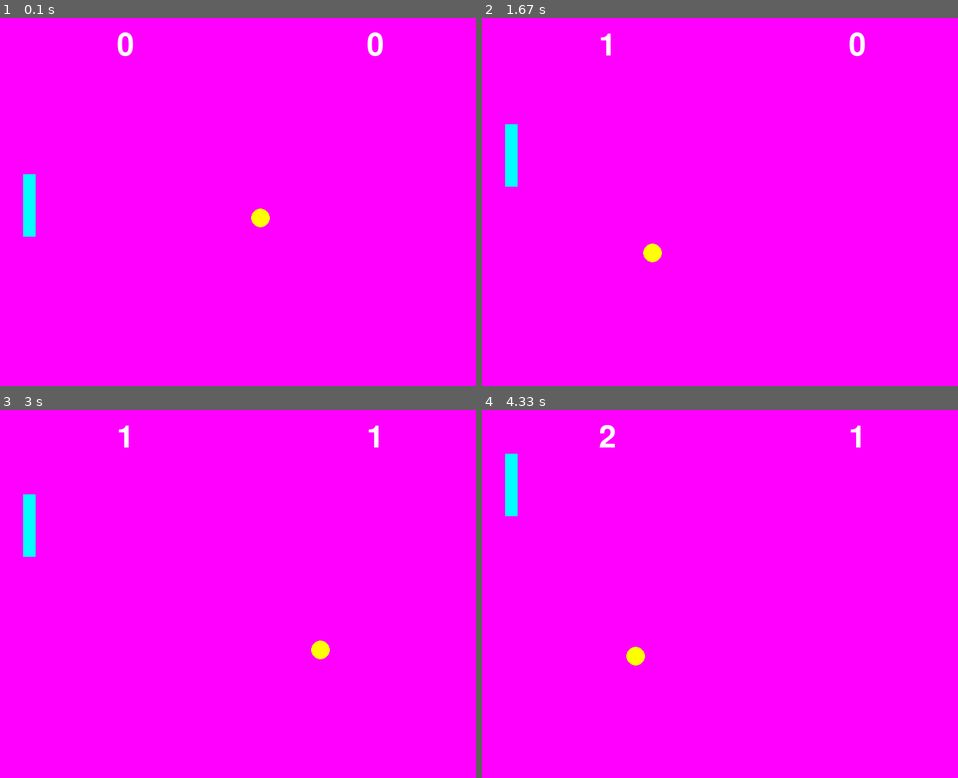
Above: before the commit, frames 1-4 (two rows, left to right).
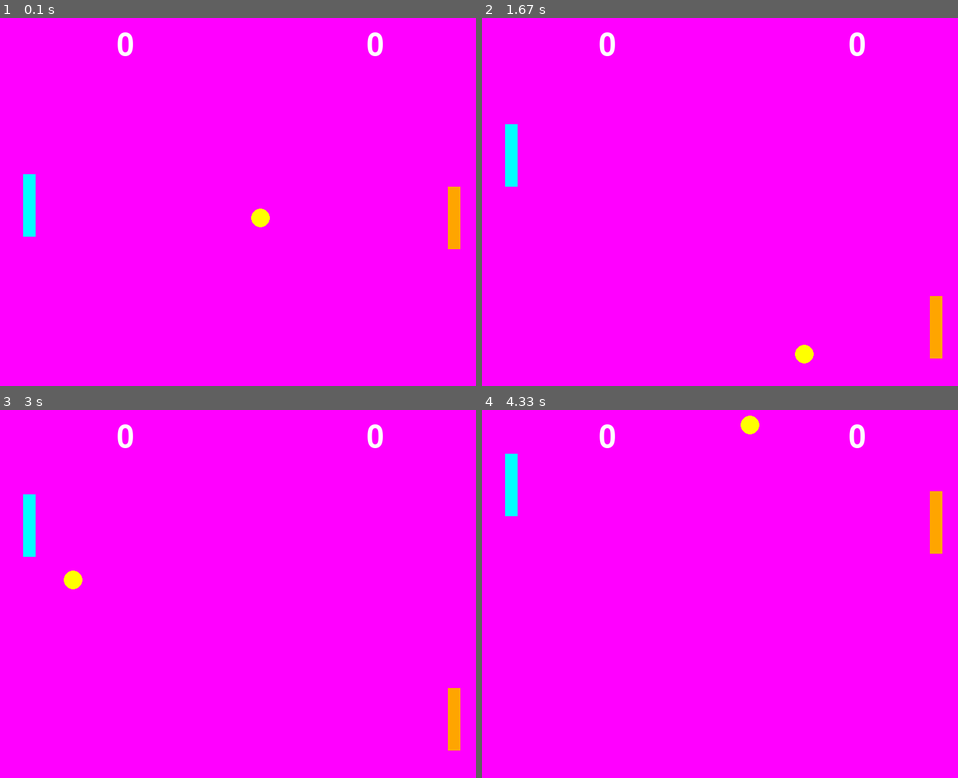
Above: after the commit, the same moments.

Repository: Lanthanum89/PythonTidbits
Game: pygame game, started from PyGame/tennis_game.py
Two runs of this game, one before a commit and one after it. Both use one fixed random seed, a clock stepped at 60 frames per second and the inputs below.
Inputs:
- Up to frame 1 (0.1 s): no input
- Up to frame 2 (1.67 s): hold S 0.33-0.8 s; hold Up 0.33-0.8 s; hold Up 0.83-1.3 s; hold S 1.33-1.63 s
- Up to frame 3 (3 s): hold Up 1.67-2.03 s; hold S 2.07-2.43 s; hold Up 2.47-2.77 s; hold S from 2.8 s (still down)
- Up to frame 4 (4.33 s): release S at 3.1 s; hold Up 3.13-3.5 s; hold S 3.53-3.9 s; hold Up 3.93-4.23 s; hold S from 4.27 s (still down)

The runs differ from the first frame. In frame 1, 0.4% of the frame differs, in the area x 94-97%, y 45-63%; in frame 2, 0.9%; in frame 3, 1.1%, in the area x 13-97%, y 3-93%; in frame 4, 1.0%.

Commit message:
updated parameters on several games after feedback from my children !!!

Diff:
--- a/PyGame/balance_bird.py
+++ b/PyGame/balance_bird.py
@@ -2,13 +2,14 @@
 import pygame
 import random
 pygame.init()
-screen = pygame.display.set_mode((800, 600))
+SCREEN_WIDTH = 800
+SCREEN_HEIGHT = 600
+screen = pygame.display.set_mode((SCREEN_WIDTH, SCREEN_HEIGHT))
 clock = pygame.time.Clock()
 
 bird = pygame.Rect(100, 300, 40, 30)
 gravity = 0.5
 bird_movement = 0.0
-running = True
 
 # Obstacle (pipe) settings
 pipe_width = 80
@@ -23,55 +24,81 @@
     bottom_pipe = pygame.Rect(800, pipe_height + pipe_gap, pipe_width, 600 - pipe_height - pipe_gap)
     return top_pipe, bottom_pipe
 
+def reset_game():
+    global bird, bird_movement, pipes, pipe_timer, running, game_over
+    bird = pygame.Rect(100, 300, 40, 30)
+    bird_movement = 0.0
+    pipes = [create_pipe()]
+    pipe_timer = 0
+    running = True
+    game_over = False
+
 # Create initial pipes
 pipes.append(create_pipe())
 pipe_timer = 0
+game_over = False
+running = True
 
-while running:
+font = pygame.font.Font(None, 74)
+small_font = pygame.font.Font(None, 40)
+
+while True:
     for event in pygame.event.get():
         if event.type == pygame.QUIT:
-            running = False
-        if event.type == pygame.KEYDOWN:
-            if event.key == pygame.K_SPACE:
-                bird_movement = -10.0  # Jump when space is pressed
-            if event.key == pygame.K_ESCAPE:
-                running = False  # Exit the game loop
+            pygame.quit()
+            exit()
+        if not game_over:
+            if event.type == pygame.KEYDOWN:
+                if event.key == pygame.K_SPACE:
+                    bird_movement = -10.0  # Jump when space is pressed
+                if event.key == pygame.K_ESCAPE:
+                    pygame.quit()
+                    exit()
+        else:
+            if event.type == pygame.KEYDOWN:
+                if event.key == pygame.K_SPACE:
+                    reset_game()
+                if event.key == pygame.K_ESCAPE:
+                    pygame.quit()
+                    exit()
 
-    # Apply gravity and movement
-    bird_movement += gravity
-    bird.y += int(bird_movement)  # Convert to int for Rect
+    if not game_over:
+        # Apply gravity and movement
+        bird_movement += gravity
+        bird.y += int(bird_movement)  # Convert to int for Rect
 
-    # Ground collision
-    if bird.bottom >= SCREEN_HEIGHT:
-        bird.bottom = SCREEN_HEIGHT
-        bird_movement = 0.0
+        # Ground collision
+        if bird.bottom >= SCREEN_HEIGHT:
+            bird.bottom = SCREEN_HEIGHT
+            bird_movement = 0.0
+            game_over = True
 
-    # Keep bird on screen (top boundary)
-    if bird.top <= 0:
-        bird.top = 0
-        bird_movement = 0.0
+        # Keep bird on screen (top boundary)
+        if bird.top <= 0:
+            bird.top = 0
+            bird_movement = 0.0
 
-    # Move pipes and add new ones
-    pipe_timer += 1
-    if pipe_timer > 90:  # Add new pipe every 1.5 seconds (90 frames at 60 FPS)
-        pipes.append(create_pipe())
-        pipe_timer = 0
+        # Move pipes and add new ones
+        pipe_timer += 1
+        if pipe_timer > 90:  # Add new pipe every 1.5 seconds (90 frames at 60 FPS)
+            pipes.append(create_pipe())
+            pipe_timer = 0
 
-    # Move and remove pipes
-    for pipe_pair in pipes[:]:  # Use slice copy to safely modify list
-        top_pipe, bottom_pipe = pipe_pair
-        top_pipe.x -= pipe_speed
-        bottom_pipe.x -= pipe_speed
+        # Move and remove pipes
+        for pipe_pair in pipes[:]:  # Use slice copy to safely modify list
+            top_pipe, bottom_pipe = pipe_pair
+            top_pipe.x -= pipe_speed
+            bottom_pipe.x -= pipe_speed
 
-        # Remove pipes that are off screen
-        if top_pipe.right < 0:
-            pipes.remove(pipe_pair)
+            # Remove pipes that are off screen
+            if top_pipe.right < 0:
+                pipes.remove(pipe_pair)
 
-    # Check collisions with pipes
-    for top_pipe, bottom_pipe in pipes:
-        bird_rect = bird.inflate(-10, -10)  # Slightly smaller rect for collision
-        if bird_rect.colliderect(top_pipe) or bird_rect.colliderect(bottom_pipe):
-            running = False  # Game over on collision
+        # Check collisions with pipes
+        for top_pipe, bottom_pipe in pipes:
+            bird_rect = bird.inflate(-10, -10)  # Slightly smaller rect for collision
+            if bird_rect.colliderect(top_pipe) or bird_rect.colliderect(bottom_pipe):
+                game_over = True
 
     # Clear screen and draw
     screen.fill((135, 206, 235))  # Sky blue background
@@ -84,6 +111,13 @@
     # Draw bird
     pygame.draw.rect(screen, (255, 255, 0), bird)  # Yellow bird
 
+    if game_over:
+        # Draw finishing screen
+        text = font.render("Game Over!", True, (255, 0, 0))
+        retry = small_font.render("Press SPACE to try again or ESC to quit", True, (0, 0, 0))
+        screen.blit(text, (SCREEN_WIDTH // 2 - text.get_width() // 2, SCREEN_HEIGHT // 2 - 80))
+        screen.blit(retry, (SCREEN_WIDTH // 2 - retry.get_width() // 2, SCREEN_HEIGHT // 2 + 10))
+
     # Update display
     pygame.display.flip()
     clock.tick(60)  # Limit to 60 FPS
--- a/PyGame/pacMan.py
+++ b/PyGame/pacMan.py
@@ -25,30 +25,28 @@
 pygame.display.set_caption("Simple Pac-Man")
 clock = pygame.time.Clock()
 
-# Player
-player = pygame.Rect(SCREEN_WIDTH // 2, SCREEN_HEIGHT // 2, PLAYER_SIZE, PLAYER_SIZE)
-player_direction = 0  # Angle for pac-man's mouth
-
-# Ghosts
-ghosts = []
-for _ in range(4):  # Create 4 ghosts
-    x = random.randint(0, SCREEN_WIDTH - GHOST_SIZE)
-    y = random.randint(0, SCREEN_HEIGHT - GHOST_SIZE)
-    ghost = pygame.Rect(x, y, GHOST_SIZE, GHOST_SIZE)
-    ghosts.append({"rect": ghost, "dx": GHOST_SPEED, "dy": GHOST_SPEED})
-
-# Dots
-dots = []
-for _ in range(20):  # Create 20 dots
-    x = random.randint(0, SCREEN_WIDTH - DOT_SIZE)
-    y = random.randint(0, SCREEN_HEIGHT - DOT_SIZE)
-    dot = pygame.Rect(x, y, DOT_SIZE, DOT_SIZE)
-    dots.append(dot)
+def reset_game():
+    global player, player_direction, ghosts, dots, score, game_over
+    player = pygame.Rect(SCREEN_WIDTH // 2, SCREEN_HEIGHT // 2, PLAYER_SIZE, PLAYER_SIZE)
+    player_direction = 0
+    ghosts = []
+    for _ in range(4):
+        x = random.randint(0, SCREEN_WIDTH - GHOST_SIZE)
+        y = random.randint(0, SCREEN_HEIGHT - GHOST_SIZE)
+        ghost = pygame.Rect(x, y, GHOST_SIZE, GHOST_SIZE)
+        ghosts.append({"rect": ghost, "dx": GHOST_SPEED, "dy": GHOST_SPEED})
+    dots = []
+    for _ in range(20):
+        x = random.randint(0, SCREEN_WIDTH - DOT_SIZE)
+        y = random.randint(0, SCREEN_HEIGHT - DOT_SIZE)
+        dot = pygame.Rect(x, y, DOT_SIZE, DOT_SIZE)
+        dots.append(dot)
+    score = 0
+    game_over = False
 
 # Game variables
-score = 0
+reset_game()
 running = True
-game_over = False
 
 # Main game loop
 while running:
@@ -56,9 +54,11 @@
     for event in pygame.event.get():
         if event.type == pygame.QUIT:
             running = False
-        if event.type == pygame.KEYDOWN and event.key == pygame.K_ESCAPE:
-            running = False
-
+        if event.type == pygame.KEYDOWN:
+            if event.key == pygame.K_ESCAPE:
+                running = False
+            if game_over and event.key == pygame.K_SPACE:
+                reset_game()
 
     if not game_over:
         # Player movement
@@ -125,11 +125,14 @@
     score_text = font.render(f'Score: {score}', True, WHITE)
     screen.blit(score_text, (10, 10))
 
-    # Game over text
+    # Game over text and restart option
     if game_over:
         game_over_text = font.render('You Win!' if not dots else 'Game Over!', True, WHITE)
-        text_rect = game_over_text.get_rect(center=(SCREEN_WIDTH // 2, SCREEN_HEIGHT // 2))
+        text_rect = game_over_text.get_rect(center=(SCREEN_WIDTH // 2, SCREEN_HEIGHT // 2 - 20))
         screen.blit(game_over_text, text_rect)
+        restart_text = font.render('Press SPACE to restart', True, WHITE)
+        restart_rect = restart_text.get_rect(center=(SCREEN_WIDTH // 2, SCREEN_HEIGHT // 2 + 30))
+        screen.blit(restart_text, restart_rect)
 
     pygame.display.flip()
     clock.tick(60)
--- a/PyGame/tennis_game.py
+++ b/PyGame/tennis_game.py
@@ -1,5 +1,7 @@
 # create tennis game
 import pygame
+import time
+import random  # Add this for random miss chance
 pygame.init()
 SCREEN_WIDTH = 800
 SCREEN_HEIGHT = 600
@@ -20,13 +22,19 @@
 BACKGROUND_COLOR = PURPLE
 BAT_COLOR = CYAN
 BALL_COLOR = YELLOW
-
-# Initialize bat position
+OPPONENT_BAT_COLOR = ORANGE
+
+# Initialize player bat position
 bat_x = 50
 bat_y = 250
 bat_width = 20
 bat_height = 100
 bat_speed = 5
+
+# Initialize opponent bat position
+opponent_bat_x = SCREEN_WIDTH - 50 - bat_width
+opponent_bat_y = 250
+opponent_bat_speed = 5
 
 # Initialize ball position and movement
 ball_x = 400
@@ -34,6 +42,7 @@
 ball_radius = 15
 ball_speed_x = 3
 ball_speed_y = 2
+ball_speed_increment = 0.5  # Speed increase per round
 
 # Initialize scores
 player_score = 0
@@ -43,6 +52,16 @@
 
 # Initialize font for score display
 font = pygame.font.Font(None, 74)
+countdown_font = pygame.font.Font(None, 100)
+
+# Ball reset state
+resetting = False
+reset_start_time = 0
+reset_countdown = 3  # seconds
+
+rounds_played = 0  # Track how many points have been scored
+
+miss_chance = 0.45  # Probability (0-1) that the computer will "miss" the ball per frame
 
 running = True
 while running:
@@ -58,68 +77,130 @@
                 game_over = False
                 ball_x = 400
                 ball_y = 300
+                ball_speed_x = 3
+                ball_speed_y = 2
+                rounds_played = 0
+                resetting = False
 
     if not game_over:
-        # Get pressed keys for smooth movement
-        keys = pygame.key.get_pressed()
-
-        # Move bat up and down with arrow keys or W/S keys
-        if keys[pygame.K_UP] or keys[pygame.K_w]:
-            bat_y -= bat_speed
-        if keys[pygame.K_DOWN] or keys[pygame.K_s]:
-            bat_y += bat_speed
-
-        # Keep bat within screen boundaries
-        if bat_y < 0:
-            bat_y = 0
-        if bat_y > SCREEN_HEIGHT - bat_height:
-            bat_y = SCREEN_HEIGHT - bat_height
-
-        # Move the ball
-        ball_x += ball_speed_x
-        ball_y += ball_speed_y
-
-        # Ball collision with top and bottom walls
-        if ball_y <= ball_radius or ball_y >= SCREEN_HEIGHT - ball_radius:
-            ball_speed_y = -ball_speed_y
-
-        # Ball collision with right wall (opponent scores)
-        if ball_x >= SCREEN_WIDTH - ball_radius:
-            opponent_score += 1
-            # Reset ball position
-            ball_x = SCREEN_WIDTH // 2
-            ball_y = SCREEN_HEIGHT // 2
-            ball_speed_x = -ball_speed_x
-
-        # Ball collision with left wall (player loses point)
-        if ball_x <= ball_radius:
-            player_score += 1
-            # Reset ball position
-            ball_x = SCREEN_WIDTH // 2
-            ball_y = SCREEN_HEIGHT // 2
-            ball_speed_x = -ball_speed_x
-
-        # Check for game over
-        if player_score >= WINNING_SCORE or opponent_score >= WINNING_SCORE:
-            game_over = True
-
-        # Ball collision with bat
-        if (ball_x - ball_radius <= bat_x + bat_width and
-            ball_x + ball_radius >= bat_x and
-            ball_y + ball_radius >= bat_y and
-            ball_y - ball_radius <= bat_y + bat_height):
-            ball_speed_x = -ball_speed_x
+        # Ball reset countdown logic
+        if resetting:
+            elapsed = time.time() - reset_start_time
+            countdown = max(0, reset_countdown - int(elapsed))
+            if elapsed >= reset_countdown:
+                resetting = False
+        else:
+            # Get pressed keys for smooth movement
+            keys = pygame.key.get_pressed()
+
+            # Move player bat up and down with arrow keys or W/S keys
+            if keys[pygame.K_UP] or keys[pygame.K_w]:
+                bat_y -= bat_speed
+            if keys[pygame.K_DOWN] or keys[pygame.K_s]:
+                bat_y += bat_speed
+
+            # Keep player bat within screen boundaries
+            if bat_y < 0:
+                bat_y = 0
+            if bat_y > SCREEN_HEIGHT - bat_height:
+                bat_y = SCREEN_HEIGHT - bat_height
+
+            # Move opponent bat (simple AI: follow the ball, but with a chance to miss)
+            if not resetting and abs(ball_speed_x) > 0 and ball_speed_x > 0:
+                # Only try to follow if ball is moving toward the opponent
+                if random.random() > miss_chance:
+                    if ball_y < opponent_bat_y + bat_height // 2:
+                        opponent_bat_y -= opponent_bat_speed
+                    elif ball_y > opponent_bat_y + bat_height // 2:
+                        opponent_bat_y += opponent_bat_speed
+                # else: do nothing this frame (simulate a miss)
+            # Keep opponent bat within screen boundaries
+            if opponent_bat_y < 0:
+                opponent_bat_y = 0
+            if opponent_bat_y > SCREEN_HEIGHT - bat_height:
+                opponent_bat_y = SCREEN_HEIGHT - bat_height
+
+            # Move the ball
+            ball_x += ball_speed_x
+            ball_y += ball_speed_y
+
+            # Ball collision with top and bottom walls
+            if ball_y <= ball_radius or ball_y >= SCREEN_HEIGHT - ball_radius:
+                ball_speed_y = -ball_speed_y
+
+            # Ball collision with right wall (opponent scores)
+            if ball_x >= SCREEN_WIDTH - ball_radius:
+                opponent_score += 1
+                # Reset ball position and start countdown
+                ball_x = SCREEN_WIDTH // 2
+                ball_y = SCREEN_HEIGHT // 2
+                # Increase speed for next round
+                rounds_played += 1
+                speed_sign_x = -1 if ball_speed_x < 0 else 1
+                speed_sign_y = -1 if ball_speed_y < 0 else 1
+                ball_speed_x = speed_sign_x * (3 + rounds_played * ball_speed_increment)
+                ball_speed_y = speed_sign_y * (2 + rounds_played * ball_speed_increment)
+                ball_speed_x = -abs(ball_speed_x)
+                resetting = True
+                reset_start_time = time.time()
+
+            # Ball collision with left wall (player scores)
+            if ball_x <= ball_radius:
+                player_score += 1
+                # Reset ball position and start countdown
+                ball_x = SCREEN_WIDTH // 2
+                ball_y = SCREEN_HEIGHT // 2
+                # Increase speed for next round
+                rounds_played += 1
+                speed_sign_x = 1 if ball_speed_x > 0 else -1
+                speed_sign_y = 1 if ball_speed_y > 0 else -1
+                ball_speed_x = speed_sign_x * (3 + rounds_played * ball_speed_increment)
+                ball_speed_y = speed_sign_y * (2 + rounds_played * ball_speed_increment)
+                ball_speed_x = abs(ball_speed_x)
+                resetting = True
+                reset_start_time = time.time()
+
+            # Check for game over
+            if player_score >= WINNING_SCORE or opponent_score >= WINNING_SCORE:
+                game_over = True
+
+            # Ball collision with player bat
+            if (ball_x - ball_radius <= bat_x + bat_width and
+                ball_x + ball_radius >= bat_x and
+                ball_y + ball_radius >= bat_y and
+                ball_y - ball_radius <= bat_y + bat_height and
+                ball_speed_x < 0):
+                ball_speed_x = -ball_speed_x
+
+            # Ball collision with opponent bat
+            if (ball_x + ball_radius >= opponent_bat_x and
+                ball_x - ball_radius <= opponent_bat_x + bat_width and
+                ball_y + ball_radius >= opponent_bat_y and
+                ball_y - ball_radius <= opponent_bat_y + bat_height and
+                ball_speed_x > 0):
+                ball_speed_x = -ball_speed_x
 
     # Drawing
     screen.fill(BACKGROUND_COLOR)
-    pygame.draw.rect(screen, BAT_COLOR, (bat_x, bat_y, bat_width, bat_height))  # Bat
-    pygame.draw.circle(screen, BALL_COLOR, (int(ball_x), int(ball_y)), ball_radius)  # Ball
+    # Draw player bat
+    pygame.draw.rect(screen, BAT_COLOR, (bat_x, bat_y, bat_width, bat_height))
+    # Draw opponent bat
+    pygame.draw.rect(screen, OPPONENT_BAT_COLOR, (opponent_bat_x, opponent_bat_y, bat_width, bat_height))
+    # Draw ball
+    pygame.draw.circle(screen, BALL_COLOR, (int(ball_x), int(ball_y)), ball_radius)
 
     # Draw scores
     player_text = font.render(str(player_score), True, WHITE)
     opponent_text = font.render(str(opponent_score), True, WHITE)
     screen.blit(player_text, (SCREEN_WIDTH * 3/4, 20))
     screen.blit(opponent_text, (SCREEN_WIDTH * 1/4, 20))
+
+    # Draw countdown if resetting
+    if not game_over and resetting:
+        elapsed = time.time() - reset_start_time
+        countdown = max(1, reset_countdown - int(elapsed))
+        countdown_text = countdown_font.render(str(countdown), True, BLACK)
+        screen.blit(countdown_text, (SCREEN_WIDTH//2 - countdown_text.get_width()//2, SCREEN_HEIGHT//2 - countdown_text.get_height()//2))
 
     # Draw game over message
     if game_over:
@@ -134,7 +215,7 @@
 
 pygame.quit()
 
-# This code initializes a Pygame window for a tennis game with user-controlled bat movement.
+# This code initialises a Pygame window for a tennis game with user-controlled bat movement.
 # Use arrow keys or W/S keys to move the bat up and down.
 # The bat is constrained to stay within the screen boundaries.
 
